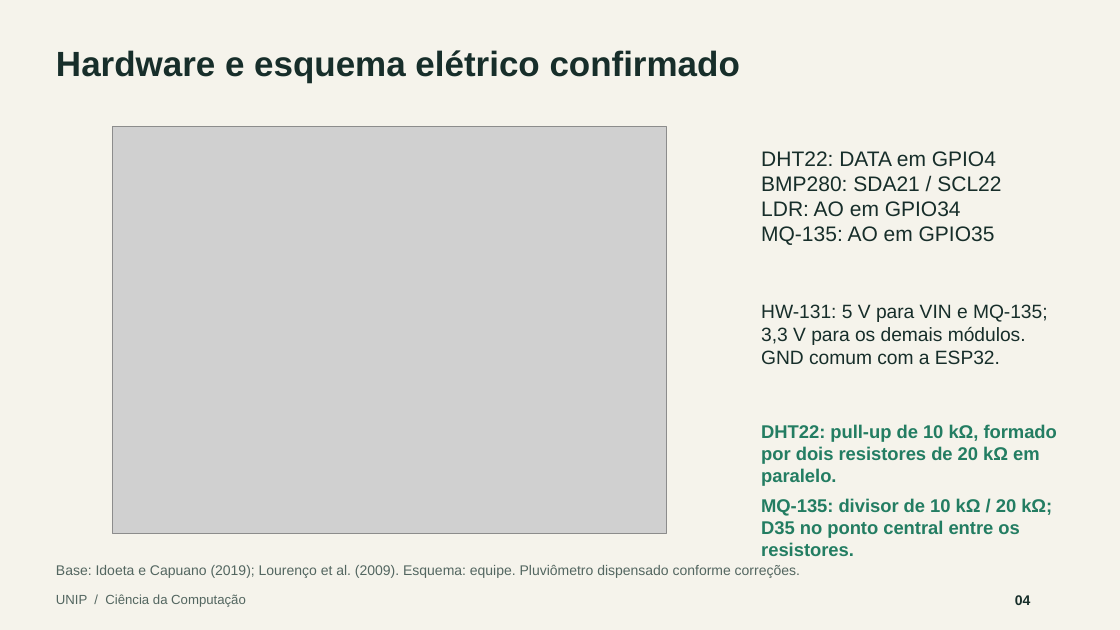
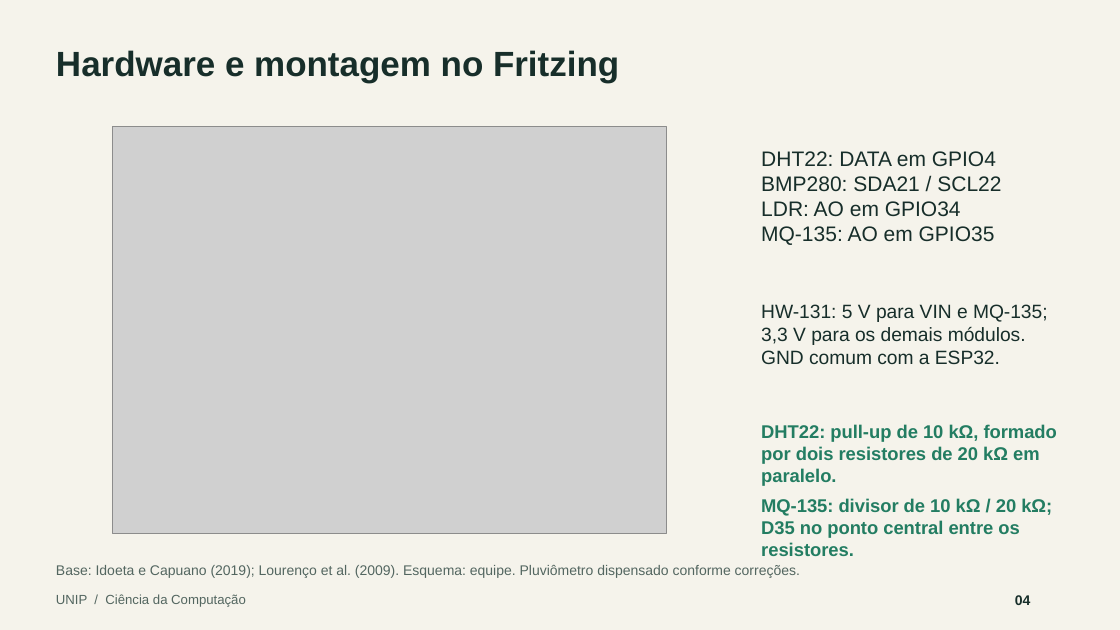
Before and after one commit to ChicooGuk/estacao-meteorologica, a slide deck: slide 4 of docs/apresentacao/apresentacao.pptx. Drawn at 1120x630 pixels with LibreOffice and Linux fonts; fonts in the diff are those of the drawing; grey boxes stand for pictures. Boxes give left, top, right and bottom in pixels: in the first picture for what was removed or moved away, otherwise in the second. Text is boxed around its words. In the diff, an @@ line names an element or a change of style, - is before the commit and + after.

Commit message:
Atualiza esquema Fritzing no relatorio, slides e materiais de entrega

```diff
--- a/docs/apresentacao/apresentacao.pptx
+++ b/docs/apresentacao/apresentacao.pptx
@@ text at (x1=56, y1=50, x2=619, y2=83): text changed @@
-Hardware e esquema elétrico confirmado
+Hardware e montagem no Fritzing
```
Also in this commit, not shown: 18 other files.
